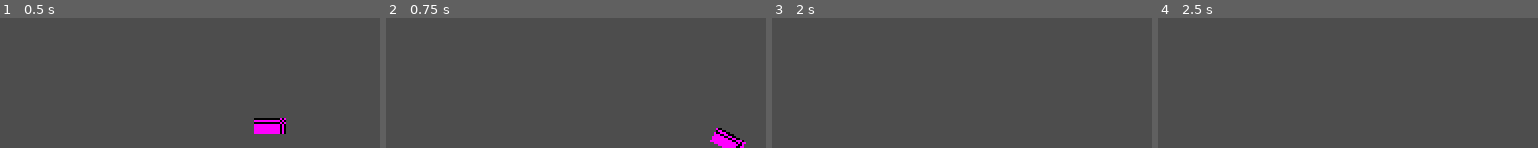
Above: before the commit, frames 1-4 (left to right).
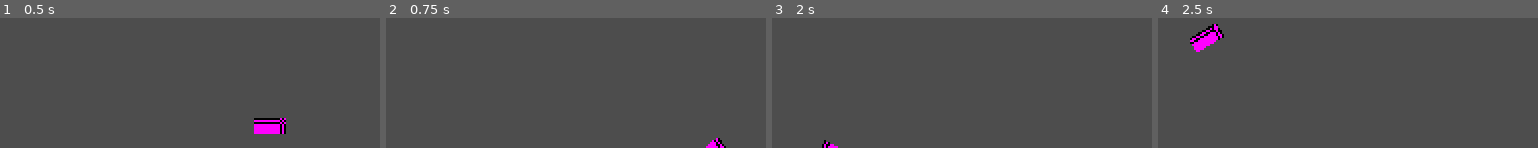
Above: after the commit, the same moments.

Repository: 3xcpy/roguelike-arcade-driving
Game: Godot game, scene res://scenes/stage.tscn
The game is run twice, just before and just after one commit, with the same random seed, the same clock (stepped at 60 frames per second) and the same inputs.
Inputs:
- Up to frame 1 (0.5 s): no input
- Up to frame 2 (0.75 s): tap Enter at 0.5 s; hold Right (steer_right) from 0.53 s (still down); tap Alt at 0.6 s
- Up to frame 3 (2 s): tap Space at 1.25 s; release Right (steer_right) at 1.28 s; hold Down from 1.28 s (still down); tap Shift at 1.35 s
- Up to frame 4 (2.5 s): tap Enter at 2 s; release Down at 2.03 s; hold Right (steer_right) from 2.03 s (still down); tap Alt at 2.1 s

Frame 1 is identical in both runs. In frame 2, 0.9% of the frame differs, in the area x 84-95%, y 84-100%; in frame 3, 0.1%; in frame 4, 1.0%, in the area x 8-18%, y 4-27%.

Commit message:
remove debug thing again

Diff:
--- a/scenes/player.tscn
+++ b/scenes/player.tscn
@@ -11,7 +11,6 @@
 [node name="Player" type="CharacterBody2D"]
 script = ExtResource("1_3vyb7")
 speed = 150.0
-steer_strength = 15.0
 
 [node name="CollisionShape2D" type="CollisionShape2D" parent="."]
 rotation = 1.5707964
--- a/scripts/player.gd
+++ b/scripts/player.gd
@@ -7,7 +7,6 @@
 
 func _physics_process(delta: float) -> void:
 	var steer = Input.get_axis("steer_left", "steer_right") * deg_to_rad(steer_strength)
-	print(Input.get_axis("steer_left", "steer_right"))
 	velocity = transform.x * speed
 
 	var front_wheel: Vector2 = position + transform.x * (wheel_base/2.0)
